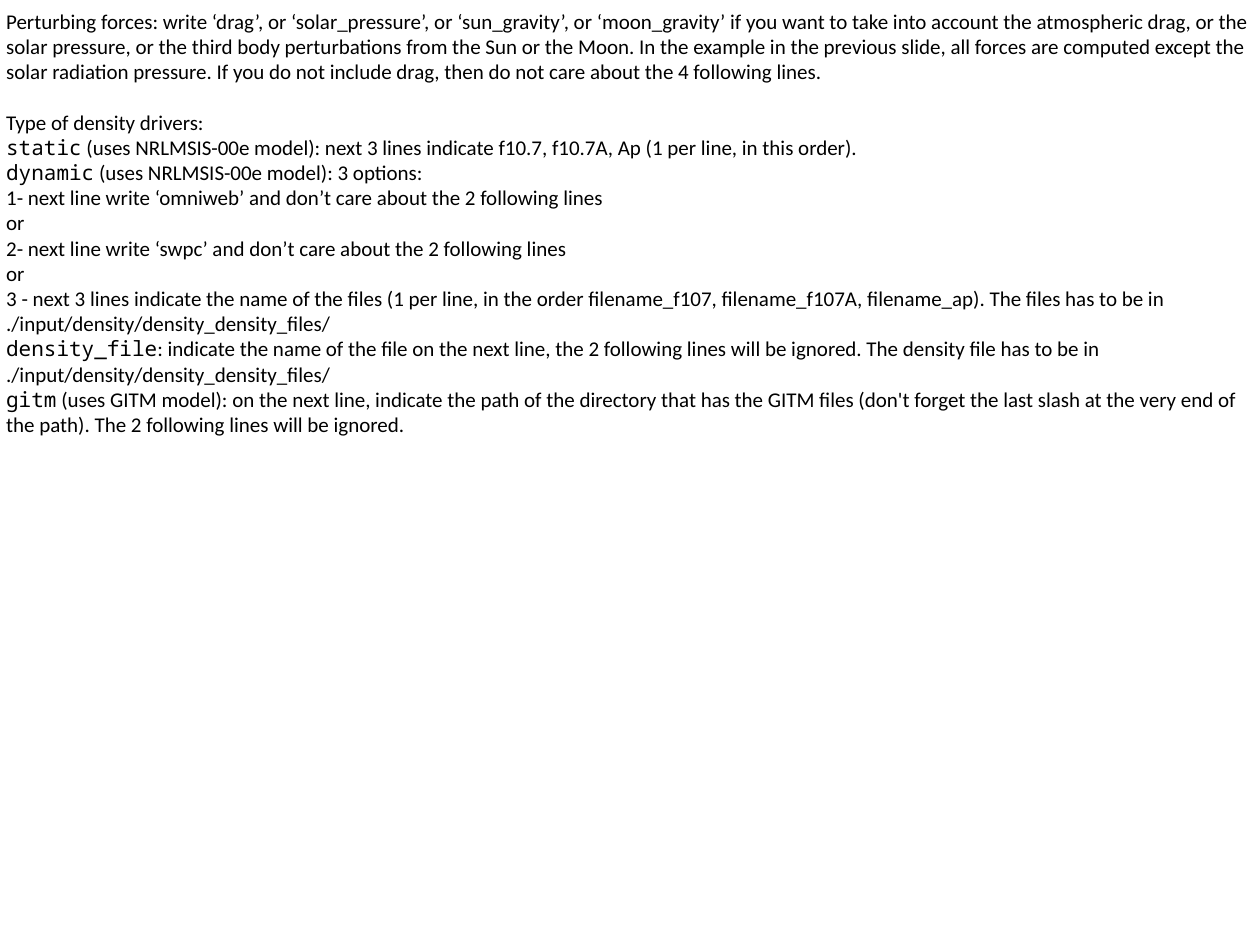
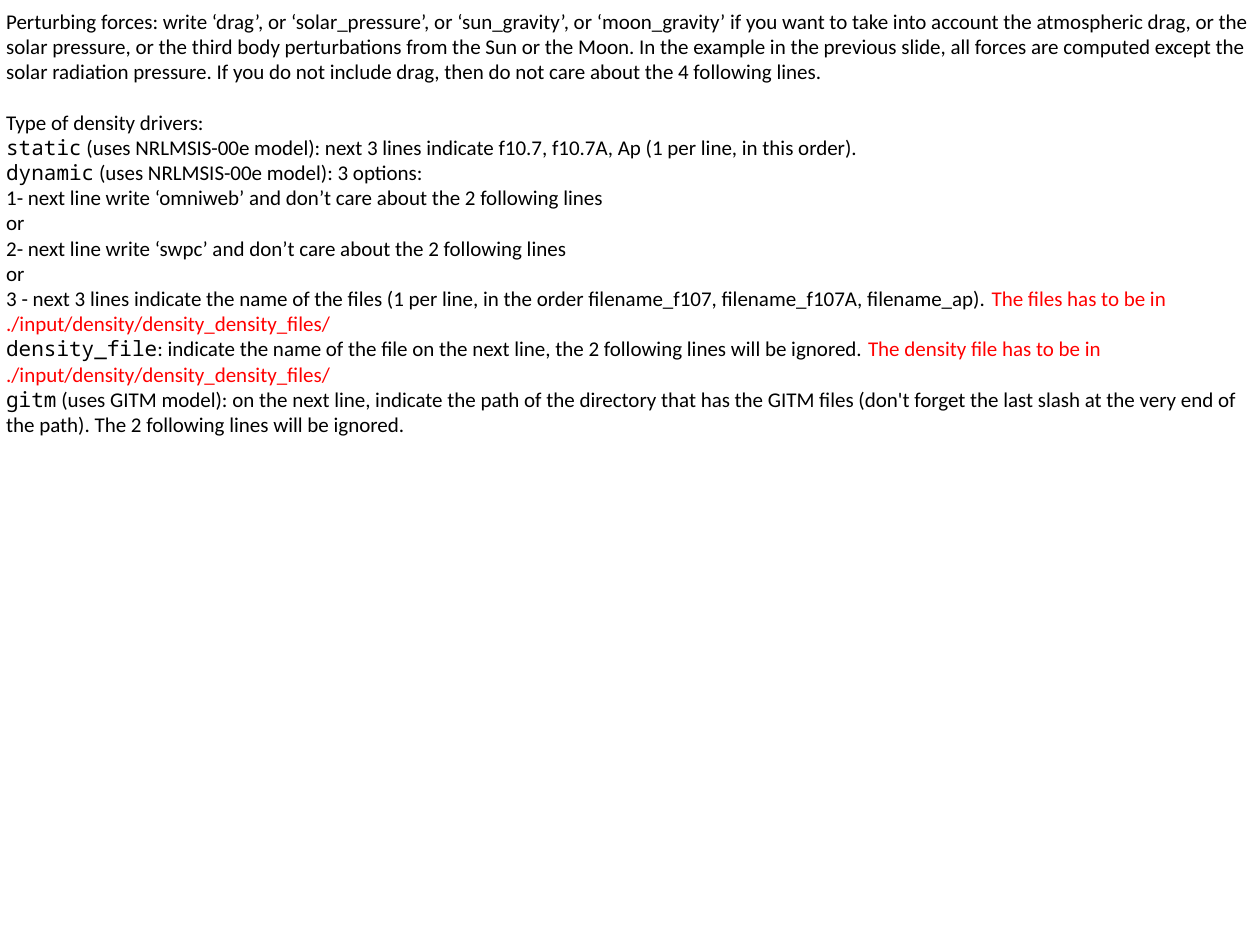
Before and after one commit to charlesbv/spock, a slide deck: slide 6 of user_manual/documentation/main_input_file.pptx. Drawn at 1260x945 pixels with LibreOffice and Linux fonts; fonts in the diff are those of the drawing. Boxes give left, top, right and bottom in pixels: in the first picture for what was removed or moved away, otherwise in the second. Text is boxed around its words. In the diff, an @@ line names an element or a change of style, - is before the commit and + after.

```diff
--- a/user_manual/documentation/main_input_file.pptx
+++ b/user_manual/documentation/main_input_file.pptx
@@ text at bbox=[6, 291, 1166, 386]: text colour #000000 to #FF0000 in "The files has to be in ./input/density/density_density_files ...", "The density file has to be in ..." @@
```
Also in this commit, not shown: 5 other slides changed, 19 other files.
